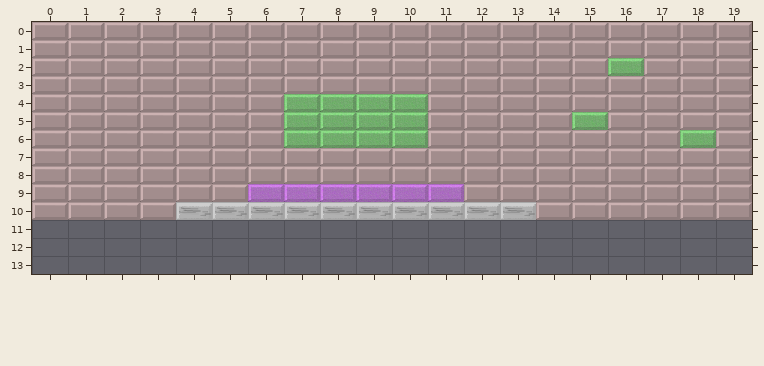
Tiled map, stored at love/maps/level1.tmx. The picture above is the old version.
Cells are 48x24 px. Shown: x 0..19, y 0..13.
After the commit:
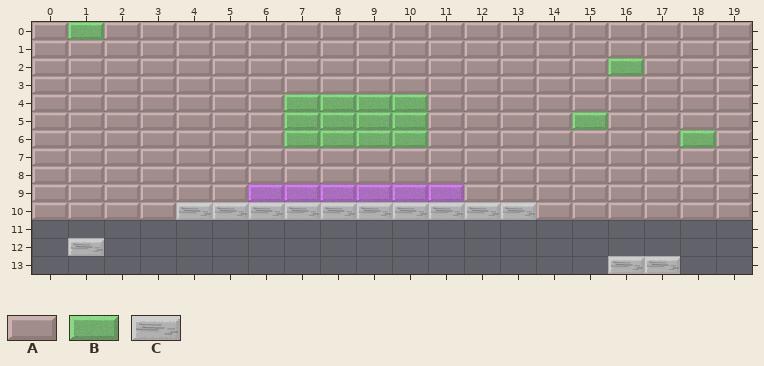
Key: from "bricks": A 0 "mud", B 1 "money", C 5 "concrete".
_ is an empty cell.
The exact change:
{"where": "layer \"Bricks\""}
{"y":0,"x":1,"old":"A","new":"B"}
{"y":12,"x":1,"old":"_","new":"C"}
{"y":13,"x":16,"old":"__","new":"CC"}
